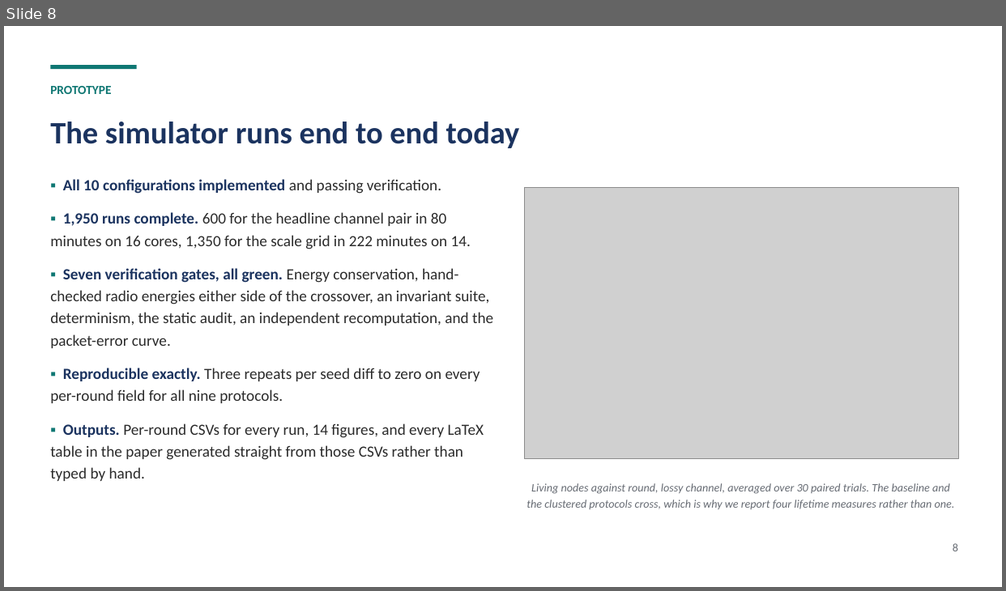
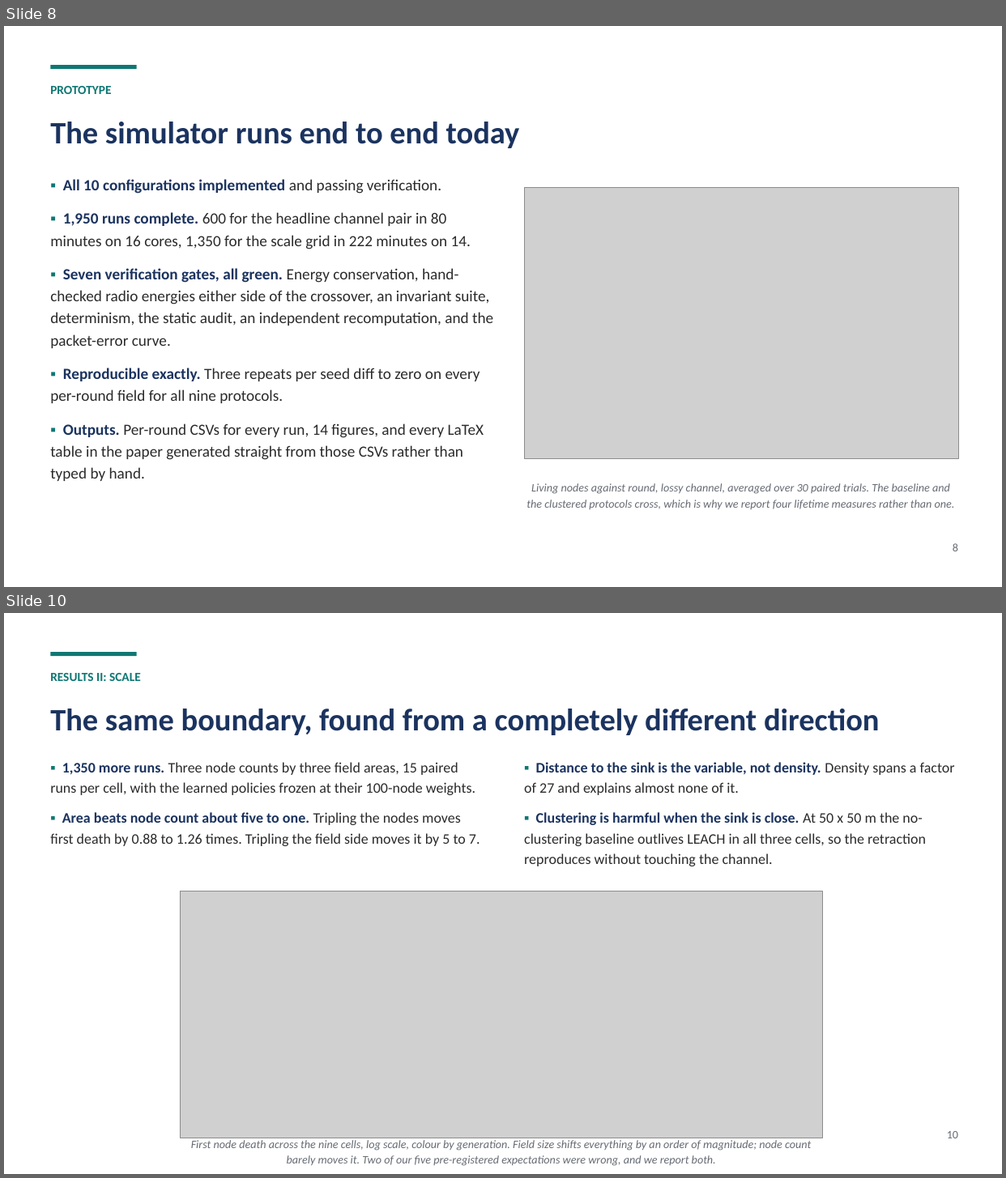
Before and after one commit to SatvikRastogii/wsnfinal, a slide deck: Minor_Project_Second_Defense.pptx. Shown one above the other, each under a label of ours: slide 8 before the commit, slides 8 and 10 after it; the slides between them are not shown. The pictures are 1006x591 and 1006x1178 pixels, drawn with LibreOffice and Linux fonts; fonts in the diff are those of the drawing; grey boxes stand for pictures. Boxes give left, top, right and bottom in pixels: in the first picture for what was removed or moved away, otherwise in the second. Text is boxed around its words. In the diff, an @@ line names an element or a change of style, - is before the commit and + after.

```diff
--- a/Minor_Project_Second_Defense.pptx
+++ b/Minor_Project_Second_Defense.pptx
@@ slide 10 added at (4,613,1002,1174), background #FFFFFF @@
@@ rectangle added at (50,652,137,657), fill #0F7773 @@
@@ text added at (50,673,141,681), 12 pt, text #0F7773, bold @@
+RESULTS II: SCALE
@@ text added at (50,709,880,735), 30 pt, text #1B335F, bold @@
+The same boundary, found from a completely different direction
@@ text added at (50,762,480,846), 14 pt, text #2B2B2B @@
+▪ 1,350 more runs. Three node counts by three field areas, 15 paired runs per cell, with the learned policies frozen at their 100-node weights.
+▪ Area beats node count about five to one. Tripling the nodes moves first death by 0.88 to 1.26 times. Tripling the field side moves it by 5 to 7.
@@ text added at (524,762,955,867), 14 pt, text #2B2B2B @@
+▪ Distance to the sink is the variable, not density. Density spans a factor of 27 and explains almost none of it.
+▪ Clustering is harmful when the sink is close. At 50 x 50 m the no-clustering baseline outlives LEACH in all three cells, so the retraction reproduces without touching the channel.
@@ picture added at (181,892,823,1139) @@
@@ text added at (191,1140,811,1166), 11 pt, text #666B73, italic @@
+First node death across the nine cells, log scale, colour by generation. Field size shifts everything by an order of magnitude; node count barely moves it. Two of our five pre-registered expectations were wrong, and we report both.
@@ text added at (947,1131,958,1139), 11 pt, text #666B73 @@
+10
```
Also in this commit, not shown: 2 slides changed, 1 other slide added, 1 other file.
